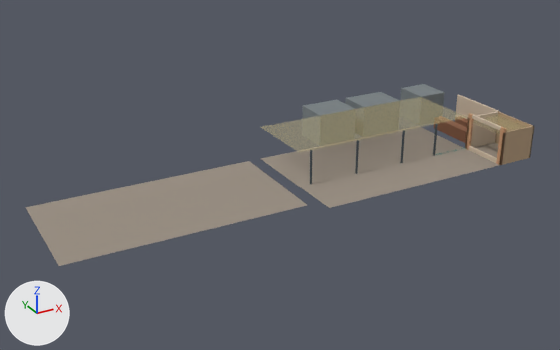
The glTF model output/空间真值/三维模型/候选_v01_20261010/rooftop_truth_model_v01.glb as it was, and as the next commit left it.
Both versions are drawn from a 50 mm camera at (-7.9, -51.1, 23.8) aimed at (18.0, -3.9, 0.2). Lighting does not change. The marker at lower left points along +X, +Y and +Z. The older version comes first. Where no turn or scale is listed for an object, it has been applied to the vertices.

Script lines for the objects in view, before the commit:
```python
ob_core_toilet = bpy.data.objects.new('core_toilet', me_mesh_5)
ob_core_toilet.location = (25.7, 1.45, 1.35)
ob_east_transition_floor = bpy.data.objects.new('east_transition_floor', me_mesh_3)
ob_east_transition_floor.location = (32.74, -3.08, 0.0)
ob_main_hall_floor = bpy.data.objects.new('main_hall_floor', me_mesh_1)
ob_main_hall_floor.location = (24.82, -3.08, 0.0)
ob_south_mountain_terrace_band = bpy.data.objects.new('south_mountain_terrace_band', me_mesh_2)
ob_south_mountain_terrace_band.location = (26.35, -8.21, 0.0)
ob_west_unroofed_terrace = bpy.data.objects.new('west_unroofed_terrace', me_mesh_0)
ob_west_unroofed_terrace.location = (8.69, -4.58, 0.0)
# also in view: 'tea_terrace_boundary_wall' at (35.8, -10.2, 1.4); 'equipment_background_wall' at (37.5, -3.6, 1.4); 'core_stair' at (30.2, 1.5, 1.4); 'core_elevator' at (35.6, 1.5, 1.4); 'bar_body_fixed_run' at (35.4, -4.0, 0.5)
```
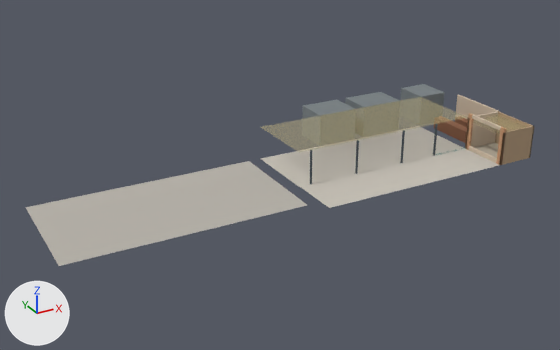
Location of each change, (x1, y1, x2, y2) in pixels of the pictures (560 x 350 px):
'west_unroofed_terrace', recoloured: (25, 161, 307, 266) in both
'south_mountain_terrace_band', recoloured (grey to light grey): (300, 148, 499, 208) in both
'main_hall_floor', recoloured (grey to light grey): (261, 133, 433, 187) in both
'east_transition_floor', recoloured (grey to light grey): (395, 127, 464, 155) in both

What the commit changed:
Material 'floor_plane_verified' (mat_floor_plane_verified) changes colour from grey #9a8f82 to grey #b8b3aa; in linear values from (0.323, 0.275, 0.223) to (0.479, 0.451, 0.402).
Material 'floor_plane_derived' (mat_floor_plane_derived) changes colour from grey #9a8f82 to light grey #c9c3b8; in linear values from (0.323, 0.275, 0.223) to (0.584, 0.546, 0.479).
